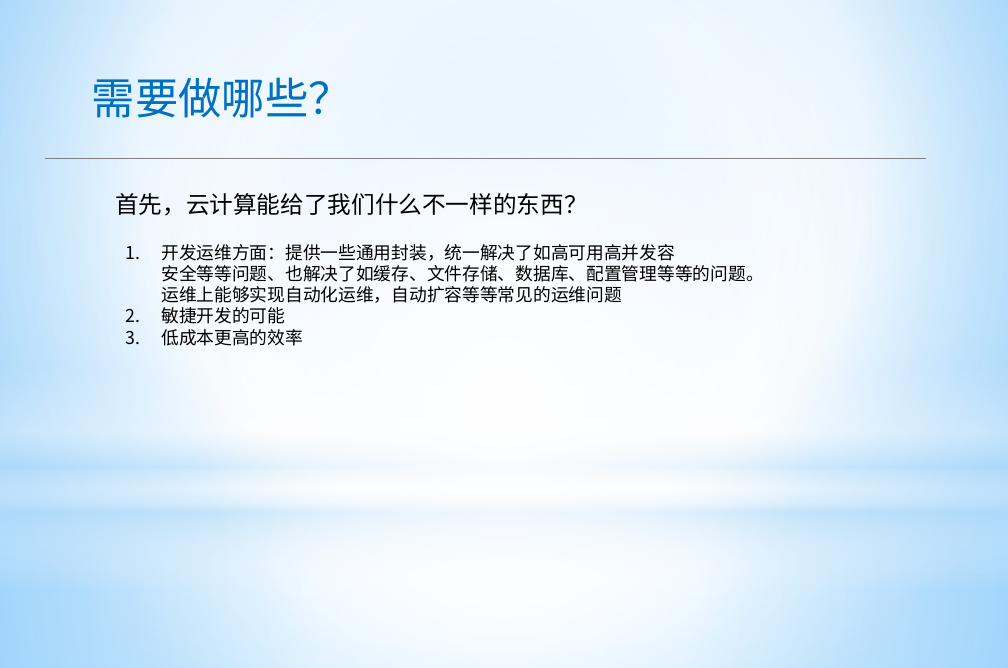
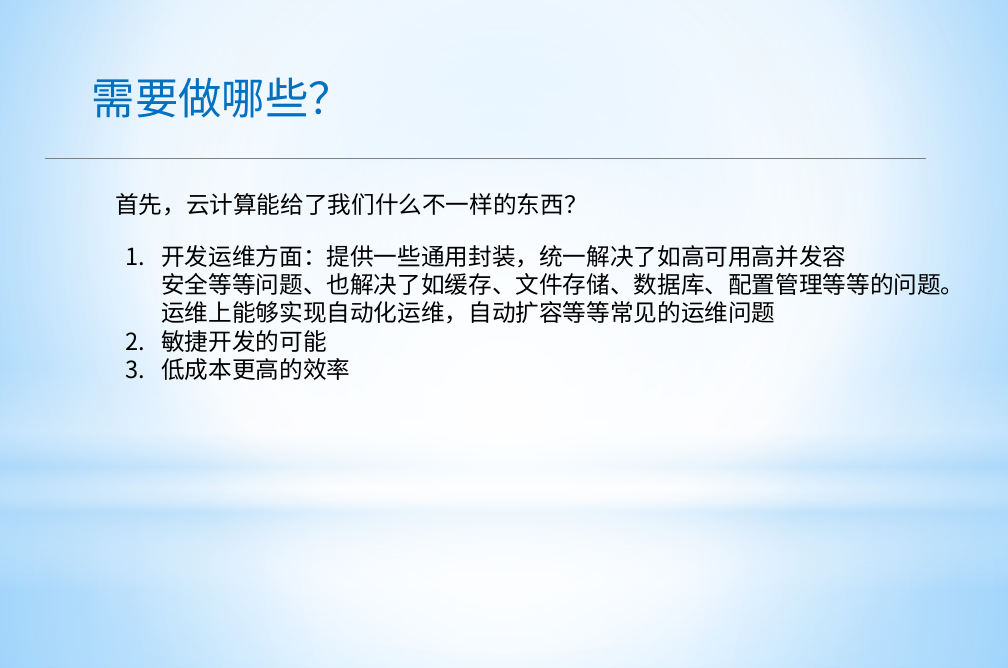
Before and after one commit to apporoad/DesignAndScheme2017, a slide deck: slide 13 of c云服务架构/Paas架构设计.pptx (slide 21 before the commit). Drawn at 1008x668 pixels with LibreOffice and Linux fonts; fonts in the diff are those of the drawing. Boxes give left, top, right and bottom in pixels: in the first picture for what was removed or moved away, otherwise in the second. Text is boxed around its words. In the diff, an @@ line names an element or a change of style, - is before the commit and + after.

```diff
--- a/c云服务架构/Paas架构设计.pptx
+++ b/c云服务架构/Paas架构设计.pptx
@@ text "开发运维方面：提供一些通用封装，统一解决了如高可用高并发容 安全等等问题、也解决了如缓存、文件存储、数据库、配置管理等等 ..." at (161, 245, 964, 380): size 18 to 24 pt @@
```
Also in this commit, not shown: 7 other slides changed, 1 slide added, 12 slides removed, 5 other files.
